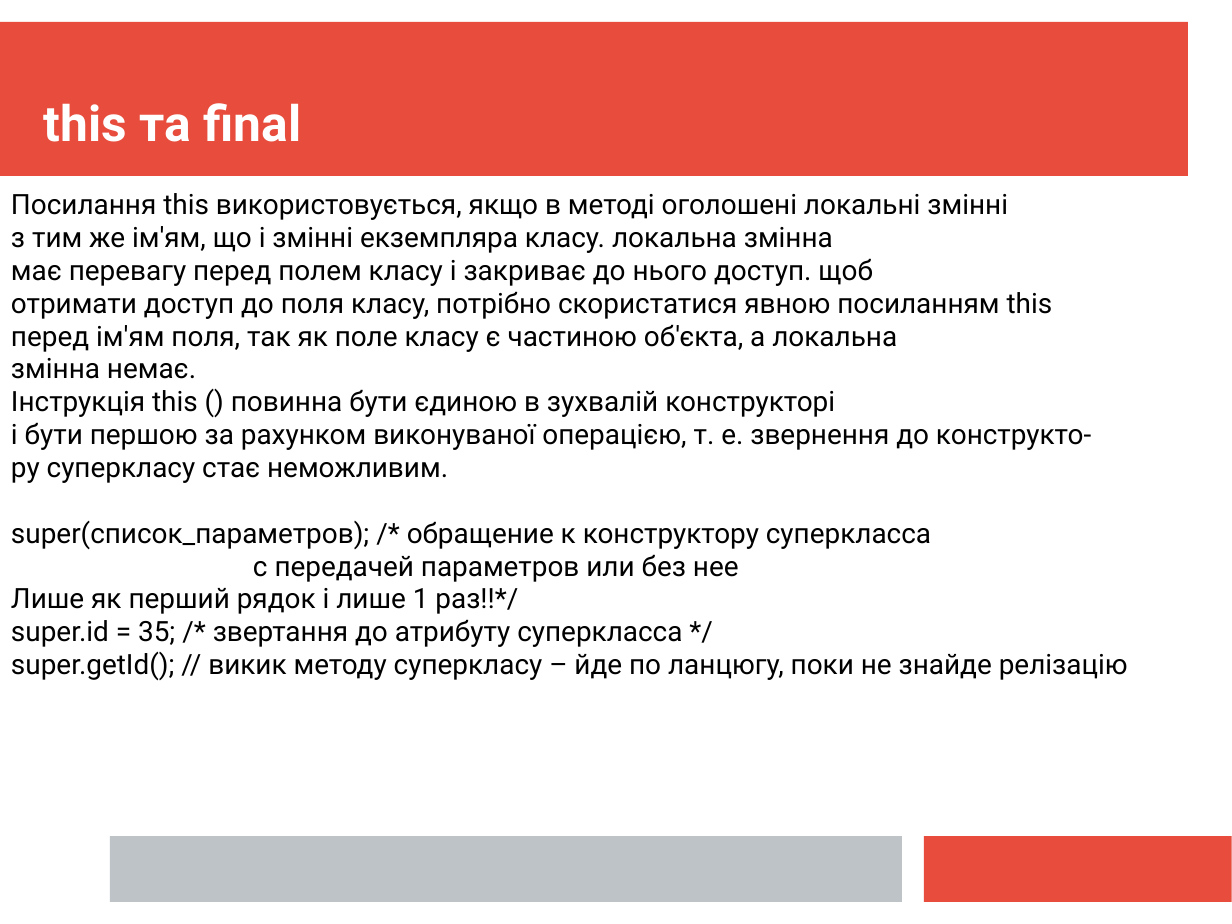
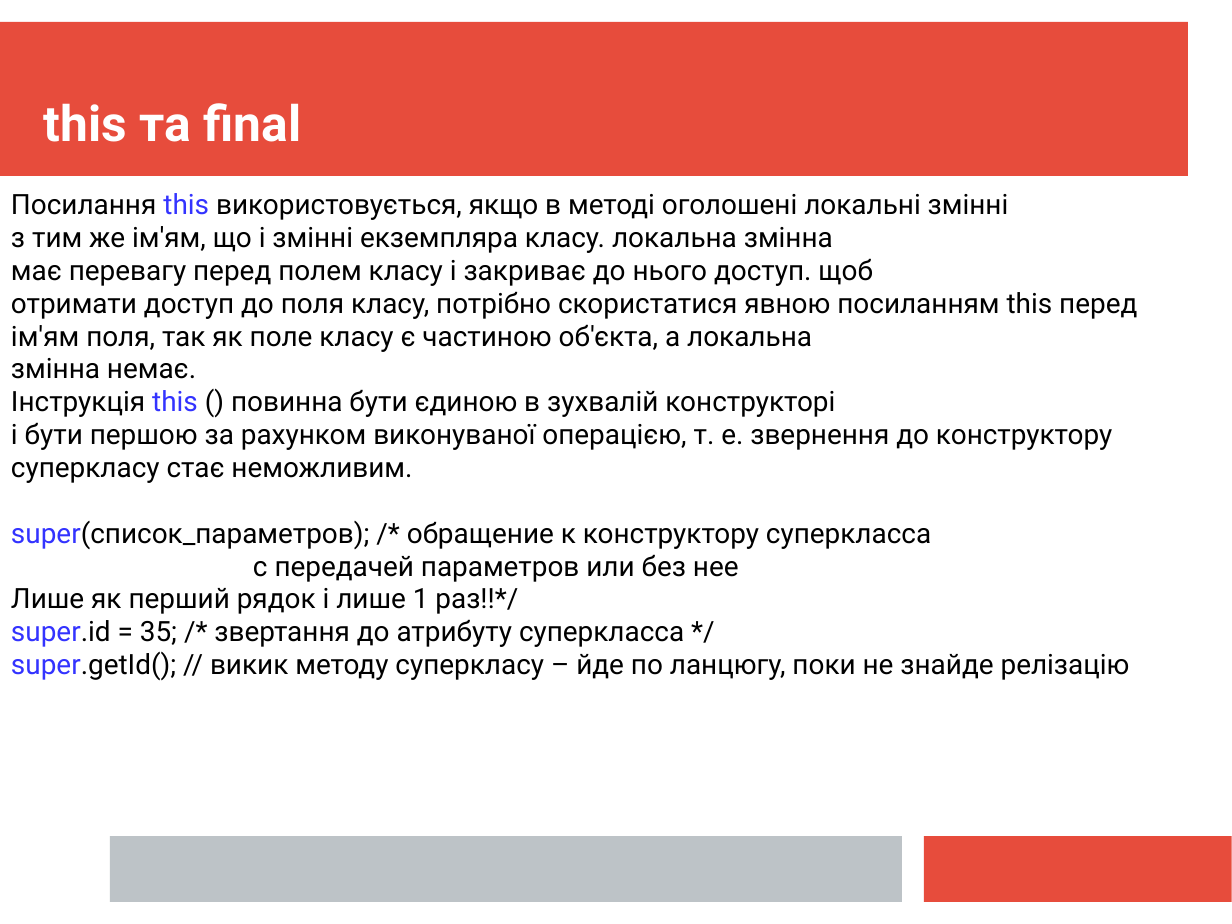
Before and after one commit to mecchmatProjects/JavaCourse, a slide deck: slide 12 of L03_OOP_Inher/JavaTutorUkr3oop.ppt. Drawn at 1232x924 pixels with LibreOffice and Linux fonts; fonts in the diff are those of the drawing. Boxes give left, top, right and bottom in pixels: in the first picture for what was removed or moved away, otherwise in the second. Text is boxed around its words. In the diff, an @@ line names an element or a change of style, - is before the commit and + after.

```diff
--- a/L03_OOP_Inher/JavaTutorUkr3oop.ppt
+++ b/L03_OOP_Inher/JavaTutorUkr3oop.ppt
@@ text at bbox=[11, 193, 1137, 483]: text changed @@
-Посилання this використовується, якщо в методі оголошені локальні змінні
-з тим же ім'ям, що і змінні екземпляра класу. локальна змінна
-має перевагу перед полем класу і закриває до нього доступ. щоб
-отримати доступ до поля класу, потрібно скористатися явною посиланням this
-перед ім'ям поля, так як поле класу є частиною об'єкта, а локальна
-змінна немає.
-Інструкція this () повинна бути єдиною в зухвалій конструкторі
-і бути першою за рахунком виконуваної операцією, т. е. звернення до конструкто-
-ру суперкласу стає неможливим.
+Посилання this використовується, якщо в методі оголошені локальні змінні
+з тим же ім'ям, що і змінні екземпляра класу. локальна змінна
+має перевагу перед полем класу і закриває до нього доступ. щоб
+отримати доступ до поля класу, потрібно скористатися явною посиланням this перед ім'ям поля, так як поле класу є частиною об'єкта, а локальна
+змінна немає.
+Інструкція this () повинна бути єдиною в зухвалій конструкторі
+і бути першою за рахунком виконуваної операцією, т. е. звернення до конструктору суперкласу стає неможливим.
@@ text at bbox=[11, 521, 1130, 680]: text colour #000000 to #3333FF in "super(список_параметров);", "super.id", "super.getId();" @@
```
Also in this commit, not shown: 13 other slides changed, 1 other file.
